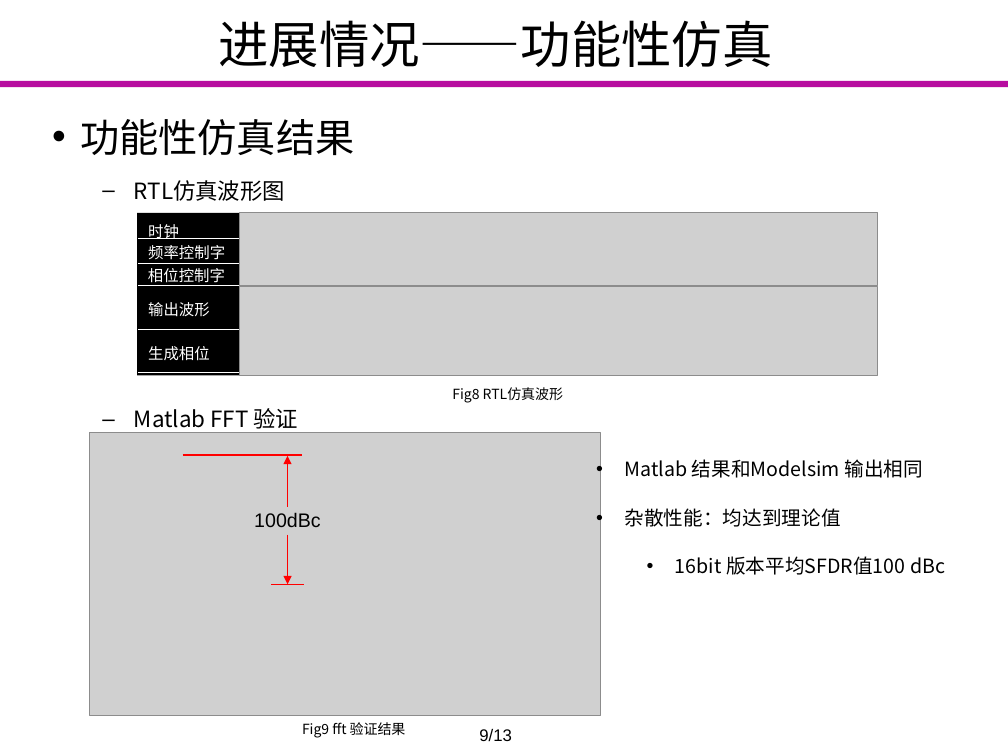
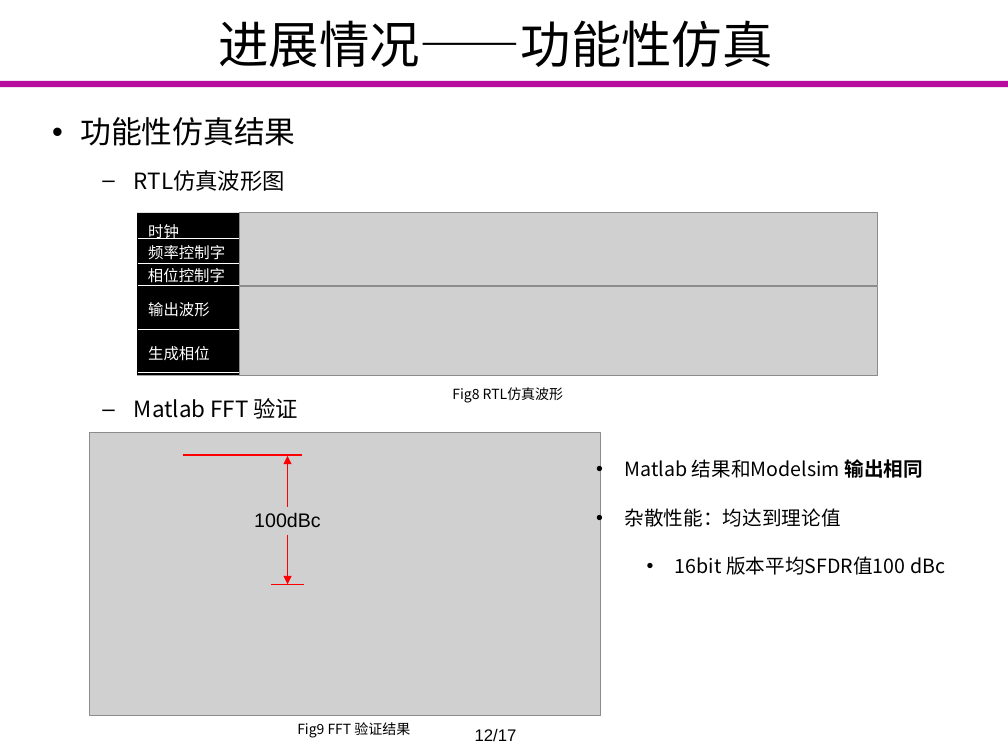
Before and after one commit to Markov2016/lunwen, a slide deck: slide 12 of dabian/杨一雄_毕业设计答辩.pptx. Drawn at 1008x756 pixels with LibreOffice and Linux fonts; fonts in the diff are those of the drawing; grey boxes stand for pictures; background and template pictures are left out. Boxes give left, top, right and bottom in pixels: in the first picture for what was removed or moved away, otherwise in the second. Text is boxed around its words. In the diff, an @@ line names an element or a change of style, - is before the commit and + after.

```diff
--- a/dabian/杨一雄_毕业设计答辩.pptx
+++ b/dabian/杨一雄_毕业设计答辩.pptx
@@ text at bbox=[80, 117, 295, 146]: size 28 to 22 pt in "功能性仿真结果" @@
@@ text at bbox=[625, 459, 923, 478]: bold on in "输出相同" @@
@@ text at bbox=[297, 722, 410, 738]: text changed @@
-Fig9 fft 验证结果
+Fig9 FFT 验证结果
@@ text at bbox=[475, 729, 517, 742]: text changed @@
-9/13
+12/17
```
Also in this commit, not shown: 15 other slides changed, 1 slide removed, 1 other file.
